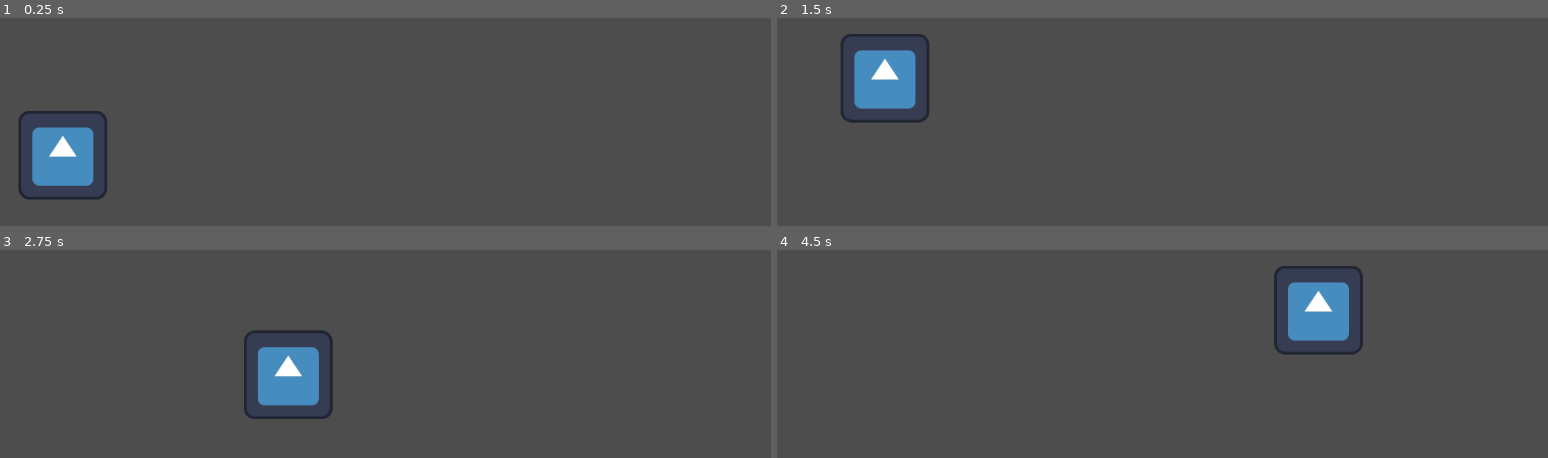
Above: before the commit, frames 1-4 (two rows, left to right).
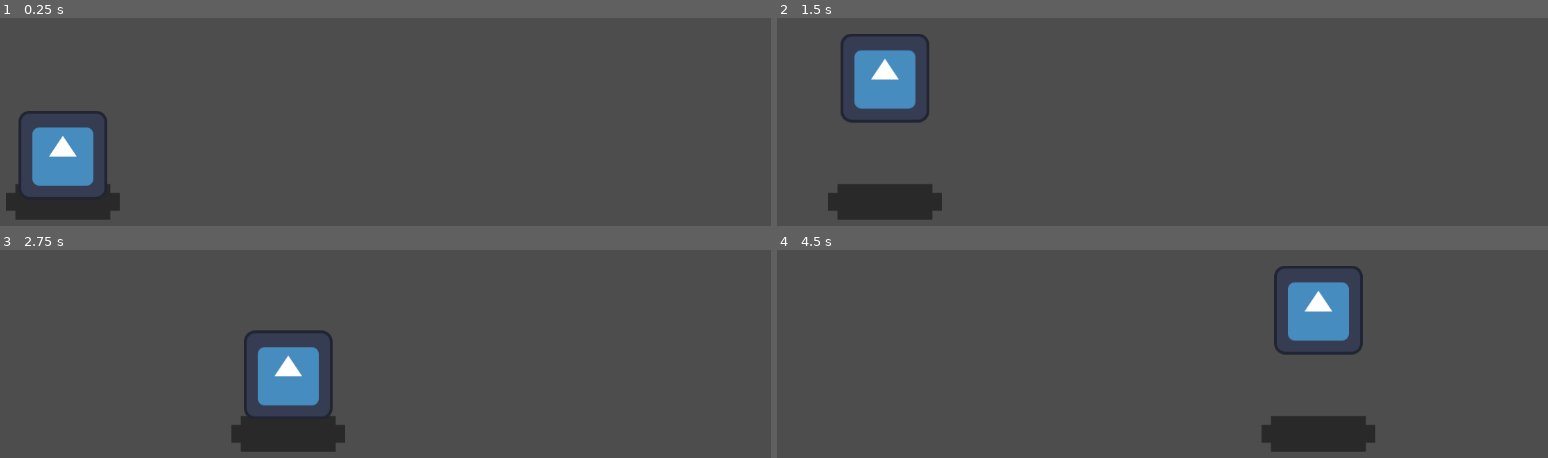
Above: after the commit, the same moments.

Repository: arrowira/miniJam200
Game: Godot game, scene res://Scenes/frog.tscn
The game is run twice, just before and just after one commit, with the same random seed, the same clock (stepped at 60 frames per second) and the same inputs. This scene is started directly instead of the project's main scene. The engine's default icon, where the game draws it, is replaced by a stand-in: a white triangle on a blue panel in a dark square.
Inputs (mouse positions are in pixels of both pictures, inside the frame that each line leads up to):
- Up to frame 1 (0.25 s): no input
- Up to frame 2 (1.5 s): tap Enter at 0.5 s; move the mouse to (1324, 219) at 0.52 s; hold D (Right) 0.53-1.28 s; tap Shift (Dash) at 0.6 s; click (1324, 219) at 0.67 s; tap Space (Space) at 1.25, 1.35 s; move the mouse to (outside the picture) at 1.27 s; hold S (Down) from 1.28 s (still down)
- Up to frame 3 (2.75 s): move the mouse to (454, 374) at 2.02 s; release S (Down) at 2.03 s; hold D (Right) from 2.03 s (still down); tap Shift (Dash) at 2.1 s
- Up to frame 4 (4.5 s): tap Enter at 2.75 s; move the mouse to (outside the picture) at 2.77 s; release D (Right) at 2.78 s; hold W (Up) 2.78-3.53 s; tap Space (Space) at 2.85, 4.25, 4.35 s; click (outside the picture) at 2.92 s; move the mouse to (outside the picture) at 3.52 s; hold A (Left) from 3.53 s (still down); tap Shift (Dash) at 3.6 s; move the mouse to (908, 408) at 4.27 s

The runs differ from the first frame. In frame 1, 1.5% of the frame differs, in the area x 0-16%, y 79-98%; in frame 2, 2.3%, in the area x 6-22%, y 79-98%; in frame 3, 2.2%; in frame 4, 2.3%.

Commit message:
frogShadow

Diff:
--- a/minijam-200/Scenes/frog.tscn
+++ b/minijam-200/Scenes/frog.tscn
@@ -1,7 +1,8 @@
-[gd_scene load_steps=4 format=3 uid="uid://b5m003mwhajx7"]
+[gd_scene load_steps=5 format=3 uid="uid://b5m003mwhajx7"]
 
 [ext_resource type="Script" uid="uid://bvgnvbbu3jwcn" path="res://Scripts/frog.gd" id="1_85unm"]
 [ext_resource type="Texture2D" uid="uid://dlabmsl6q4vx1" path="res://icon.svg" id="2_4ygq6"]
+[ext_resource type="Texture2D" uid="uid://bwfwr1xenfsdj" path="res://shadow-1.png.png" id="2_c3muq"]
 
 [sub_resource type="RectangleShape2D" id="RectangleShape2D_c3muq"]
 size = Vector2(126, 48)
@@ -13,6 +14,12 @@
 gravity_scale = 0.0
 script = ExtResource("1_85unm")
 
+[node name="Shadow1_png" type="Sprite2D" parent="RigidBody2D"]
+modulate = Color(0, 0, 0, 0.45882353)
+position = Vector2(-2.9802322e-08, 3.0000005)
+scale = Vector2(0.684375, 0.64375)
+texture = ExtResource("2_c3muq")
+
 [node name="Sprite2D" type="Sprite2D" parent="RigidBody2D"]
 texture = ExtResource("2_4ygq6")
 
@@ -23,4 +30,6 @@
 [node name="jumpTimer" type="Timer" parent="RigidBody2D"]
 one_shot = true
 
+[node name="jumpCooldown" type="Timer" parent="RigidBody2D"]
+
 [connection signal="timeout" from="RigidBody2D/jumpTimer" to="RigidBody2D" method="_on_jump_timer_timeout"]
Binary file added: minijam-200/shadow-1.png.png
Not shown, added: minijam-200/shadow-1.png.png.import
